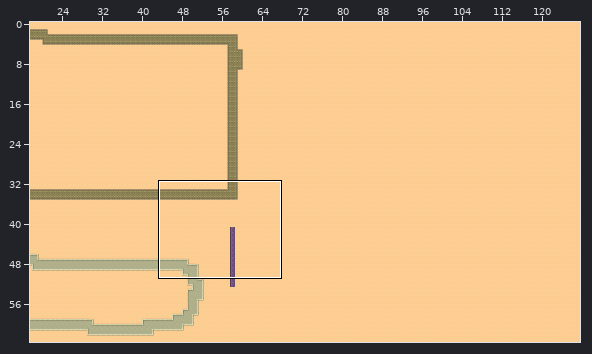
Tiled map (JSON) -- assets/tilemaps/gamemap.json. The picture above shows the old version from afar; the outline marks the close-up.
Close-up. Before the commit:
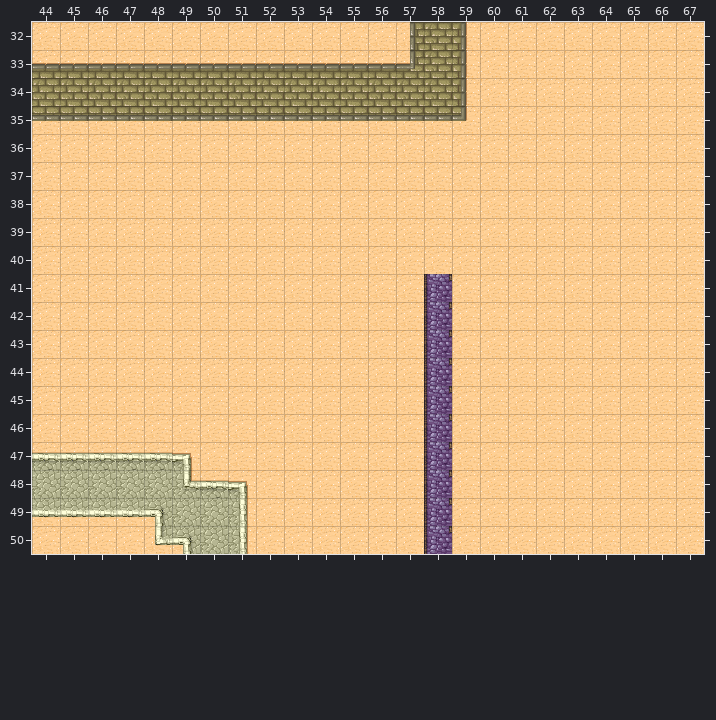
Cells are 32x32 px. Shown: x 44..67, y 32..50. The commit also changed other parts of the map, which this record leaves out.
Now the later version:
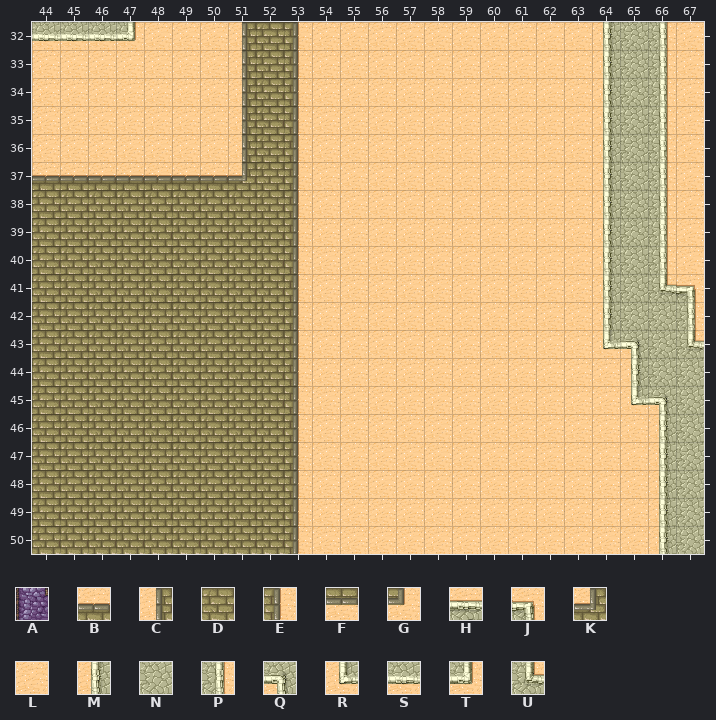
Key: from "cave": A 10; from "desert_spacing": B 1, C 8, D 9, E 10, F 17, G 18, H 25, J 26, K 28, L 29, M 32, N 33, P 34, Q 36, R 40, S 41, T 42, U 43.
_ is an empty cell, # one hidden under a higher layer.
The edit:
{"where": "layer \"floor\""}
{"y":32,"x":44,"old":"LLLL","new":"SSST"}
{"y":32,"x":51,"old":"LLL","new":"CDE"}
{"y":32,"x":64,"old":"LLL","new":"MNP"}
{"y":33,"x":51,"old":"###","new":"CDE"}
{"y":33,"x":64,"old":"LLL","new":"MNP"}
{"y":34,"x":51,"old":"#","new":"C"}
{"y":34,"x":53,"old":"#","new":"E"}
{"y":34,"x":64,"old":"LLL","new":"MNP"}
{"y":35,"x":51,"old":"###","new":"CDE"}
{"y":35,"x":64,"old":"LLL","new":"MNP"}
{"y":36,"x":51,"old":"LLL","new":"CDE"}
{"y":36,"x":64,"old":"LLL","new":"MNP"}
{"y":37,"x":44,"old":"LLLLLLLLLL","new":"BBBBBBBKDE"}
{"y":37,"x":64,"old":"LLL","new":"MNP"}
{"y":38,"x":44,"old":"LLLLLLLLLL","new":"DDDDDDDDDE"}
{"y":38,"x":64,"old":"LLL","new":"MNP"}
{"y":39,"x":44,"old":"LLLLLLLLLL","new":"DDDDDDDDDE"}
{"y":39,"x":64,"old":"LLL","new":"MNP"}
{"y":40,"x":44,"old":"LLLLLLLLLL","new":"DDDDDDDDDE"}
{"y":40,"x":64,"old":"LLL","new":"MNP"}
{"y":41,"x":44,"old":"LLLLLLLLLL","new":"DDDDDDDDDE"}
{"y":41,"x":64,"old":"LLLL","new":"MNUJ"}
{"y":42,"x":44,"old":"LLLLLLLLLL","new":"DDDDDDDDDE"}
{"y":42,"x":64,"old":"LLLL","new":"MNNP"}
{"y":43,"x":44,"old":"LLLLLLLLLL","new":"DDDDDDDDDE"}
{"y":43,"x":64,"old":"LLLL","new":"RQNU"}
{"y":44,"x":44,"old":"LLLLLLLLLL","new":"DDDDDDDDDE"}
{"y":44,"x":65,"old":"LLL","new":"MNN"}
{"y":45,"x":44,"old":"LLLLLLLLLL","new":"DDDDDDDDDE"}
{"y":45,"x":65,"old":"LLL","new":"RQN"}
{"y":46,"x":44,"old":"LLLLLLLLLL","new":"DDDDDDDDDE"}
{"y":46,"x":66,"old":"LL","new":"MN"}
{"y":47,"x":44,"old":"######LLLL","new":"DDDDDDDDDE"}
{"y":47,"x":66,"old":"LL","new":"MN"}
{"y":48,"x":44,"old":"########LL","new":"DDDDDDDDDE"}
{"y":48,"x":66,"old":"LL","new":"MN"}
{"y":49,"x":44,"old":"########LL","new":"DDDDDDDDDE"}
{"y":49,"x":66,"old":"LL","new":"MN"}
{"y":50,"x":44,"old":"LLLL####LL","new":"DDDDDDDDDE"}
{"y":50,"x":66,"old":"LL","new":"MN"}
{"where": "layer \"bg1\" (removed)"}
{"y":32,"x":57,"old":"CDE","new":"___"}
{"y":33,"x":44,"old":"BBBBBBBBBBBBBKDE","new":"________________"}
{"y":34,"x":44,"old":"DDDDDDDD","new":"________"}
{"y":34,"x":53,"old":"DDDDDDE","new":"_______"}
{"y":35,"x":44,"old":"FFFFFFFFFFFFFFFG","new":"________________"}
{"y":41,"x":58,"old":"A","new":"_"}
{"y":42,"x":58,"old":"A","new":"_"}
{"y":43,"x":58,"old":"A","new":"_"}
{"y":44,"x":58,"old":"A","new":"_"}
{"y":45,"x":58,"old":"A","new":"_"}
{"y":46,"x":58,"old":"A","new":"_"}
{"y":47,"x":44,"old":"HHHHHJ","new":"______"}
{"y":47,"x":58,"old":"A","new":"_"}
{"y":48,"x":44,"old":"NNNNNUHJ","new":"________"}
{"y":48,"x":58,"old":"A","new":"_"}
{"y":49,"x":44,"old":"SSSSQNNP","new":"________"}
{"y":49,"x":58,"old":"A","new":"_"}
{"y":50,"x":48,"old":"RQNP","new":"____"}
{"y":50,"x":58,"old":"A","new":"_"}
{"label":"changed","picture_box":[32,22,467,554]}
{"label":"changed","picture_box":[603,22,704,554]}
